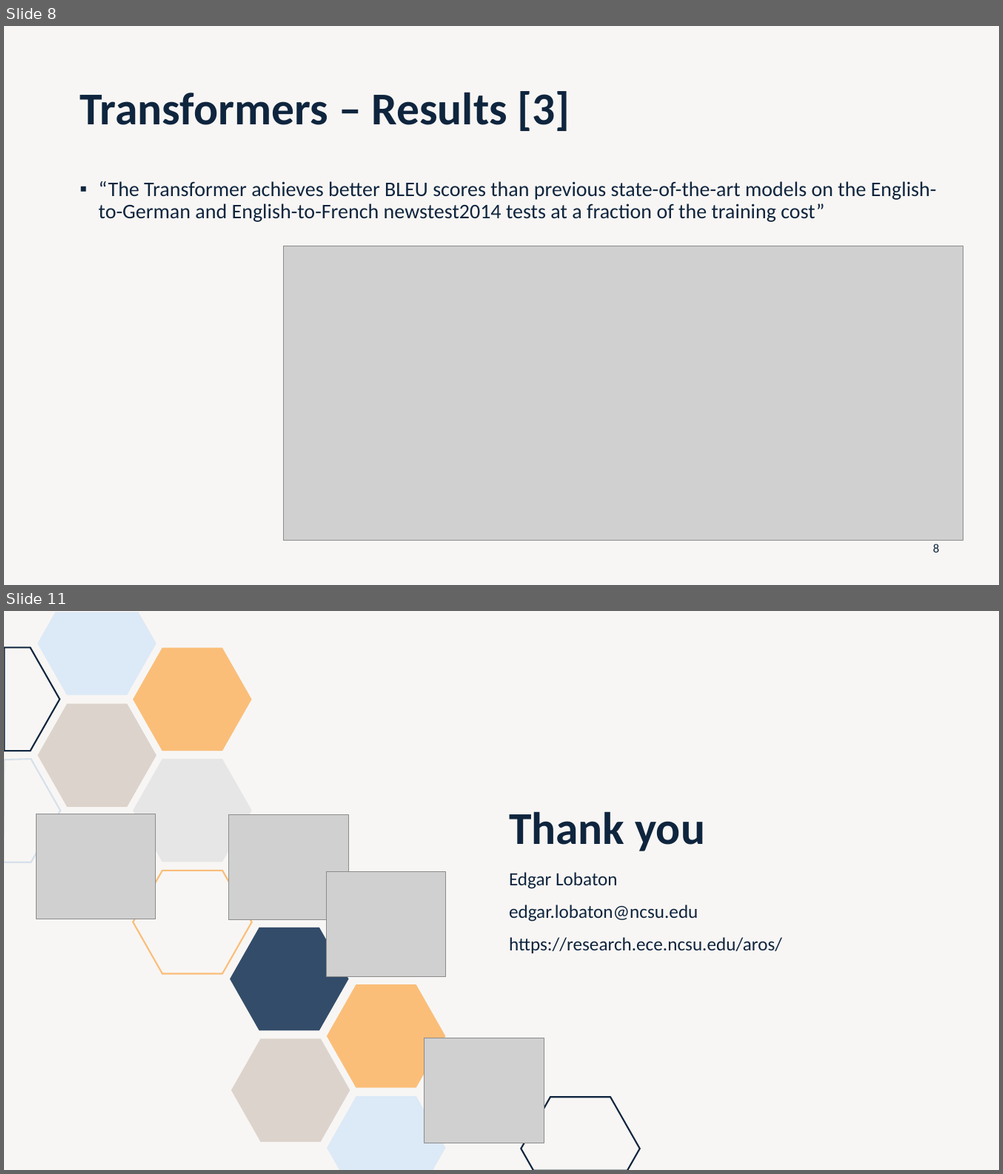
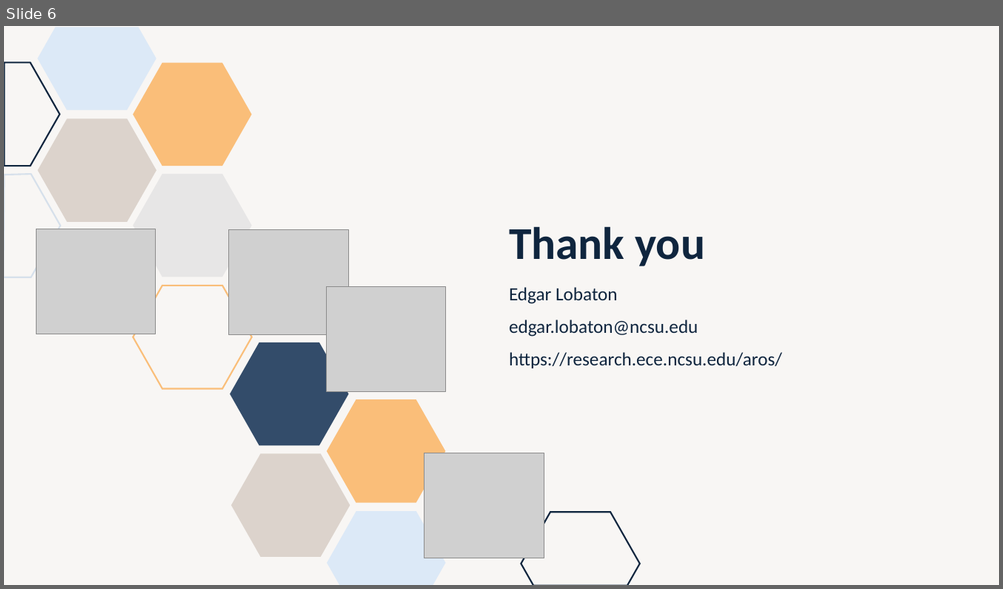
Before and after one commit to lobaton/Deep-Learning-with-Python, a slide deck: Slides/09 - Diffusion Models.pptx. Shown one above the other, each under a label of ours: slides 8 and 11 before the commit, slide 6 after it; the slides between them are not shown. The pictures are 1003x1174 and 1003x589 pixels, drawn with LibreOffice and Linux fonts; fonts in the diff are those of the drawing; grey boxes stand for pictures. Boxes give left, top, right and bottom in pixels: in the first picture for what was removed or moved away, otherwise in the second. Text is boxed around its words. In the diff, an @@ line names an element or a change of style, - is before the commit and + after.

```diff
--- a/Slides/09 - Diffusion Models.pptx
+++ b/Slides/09 - Diffusion Models.pptx
@@ slide 8 removed at <box>4,26,999,585</box>, background #DCD3CC at 20% opacity @@
@@ title removed at <box>79,91,570,131</box> @@
-Transformers – Results [3]
@@ text removed at <box>99,181,936,222</box> @@
-▪ “The Transformer achieves better BLEU scores than previous state-of-the-art models on the English-to-German and English-to-French newstest2014 tests at a fraction of the training cost”
@@ picture removed at <box>283,247,964,542</box> @@
@@ page number removed at <box>933,544,939,553</box> @@
-8
@@ what was slide 11 is now slide 6 @@
```
Also in this commit, not shown: 1 slide changed, 4 slides added, 8 other slides removed.
